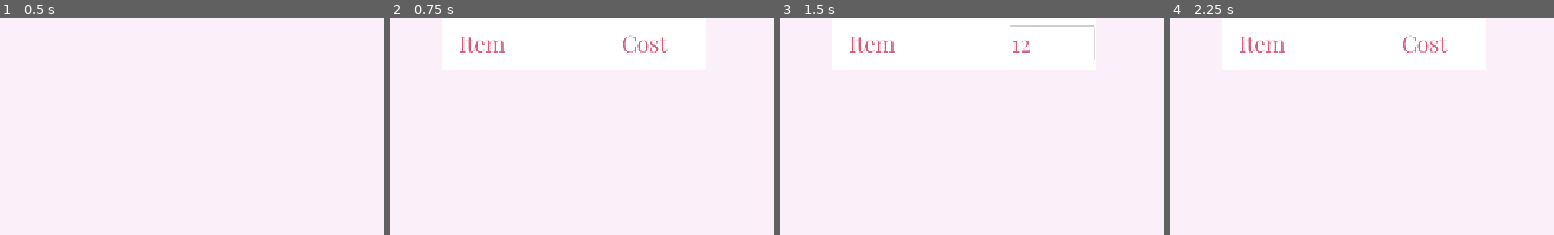
Above: before the commit, frames 1-4 (left to right).
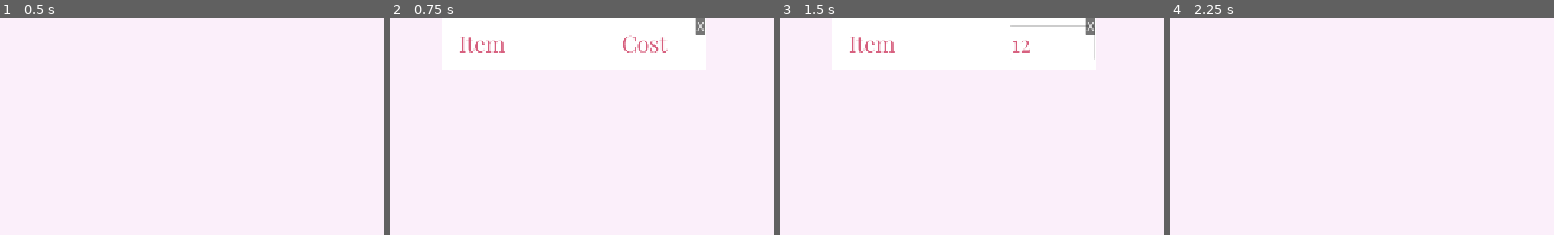
Above: after the commit, the same moments.

Repository: SeerowGee/ShopCalc
Game: Godot game, scene res://Main/main.tscn
Two runs of this game, one before a commit and one after it. Both use one fixed random seed, a clock stepped at 60 frames per second and the inputs below.
Inputs (mouse positions are % of the whole screen's width and height, from its top left):
- Up to frame 1 (0.5 s): no input
- Up to frame 2 (0.75 s): click "+" at 0.5 s
- Up to frame 3 (1.5 s): click (44, 6) at 1.27 s; type "12" at 1.35 s
- Up to frame 4 (2.25 s): click (23, 6) at 1.5 s; type "12" at 1.58 s; click "+" (after the commit: "X") at 2 s
The pictures show only the part of the screen within x 8-58%, y 0-50%; the shares and areas given below are measured in that part.

Frame 1 is identical in both runs. In frame 2, 0.2% of the frame differs, in the area x 79-83%, y 0-8%; in frame 3, 0.2%; in frame 4, 0.6%, in the area x 18-73%, y 7-17%.

Commit message:
modules_eraseable

Diff:
--- a/Global/signal_bus.gd
+++ b/Global/signal_bus.gd
@@ -1,3 +1,4 @@
 extends Node
 
 signal cost_signal
+signal  erase
--- a/Main/main.gd
+++ b/Main/main.gd
@@ -4,12 +4,12 @@
 @onready var module_spawn: Marker2D = $ModuleSpawn
 @onready var module_spawn_2: Marker2D = $ModuleSpawn2
 @onready var module_spawn_3: Marker2D = $ModuleSpawn3
-var modules_spawned: int = 0
 @onready var spawn_point = module_spawn.global_position
 var modules: Array = []
 
 func _ready() -> void:
 	SignalBus.cost_signal.connect(calculate_total)
+	SignalBus.erase.connect(remove_module)
 
 func calculate_total():
 	var num: float = 0
@@ -24,11 +24,12 @@
 func display_cost(total):
 	num_label.text = str(total)
 
+func remove_module(module):
+	modules.erase(module)
+
 func _on_button_pressed() -> void:
 	var new_module = MODULE.instantiate()
 	add_child(new_module)
 	new_module.global_position = spawn_point
 
 	modules.append(new_module)
-
-	modules_spawned += 1
--- a/Module/module.gd
+++ b/Module/module.gd
@@ -18,3 +18,8 @@
 
 func _on_color_rect_mouse_exited() -> void:
 	mouse_entered = false
+
+
+func _on_button_pressed() -> void:
+	SignalBus.erase.emit(self)
+	queue_free()
--- a/Module/module.tscn
+++ b/Module/module.tscn
@@ -58,6 +58,15 @@
 placeholder_text = "Item"
 flat = true
 
+[node name="Button" type="Button" parent="." unique_id=1414279324]
+offset_left = 366.0
+offset_top = -80.0
+offset_right = 394.0
+offset_bottom = -27.0
+theme_override_font_sizes/font_size = 32
+text = "X"
+
 [connection signal="mouse_entered" from="ColorRect" to="." method="_on_color_rect_mouse_entered"]
 [connection signal="mouse_exited" from="ColorRect" to="." method="_on_color_rect_mouse_exited"]
 [connection signal="text_submitted" from="Cost" to="." method="_on_cost_text_submitted"]
+[connection signal="pressed" from="Button" to="." method="_on_button_pressed"]
